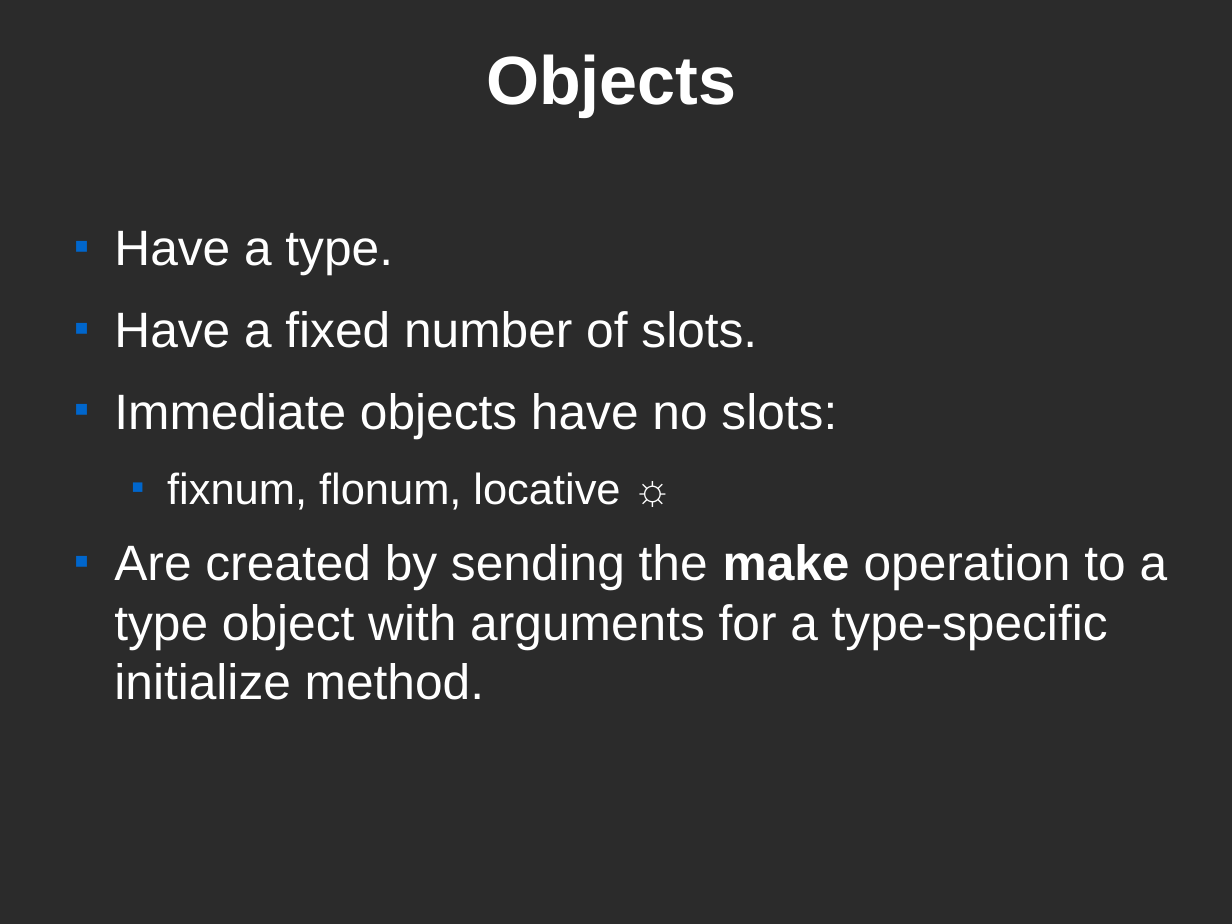
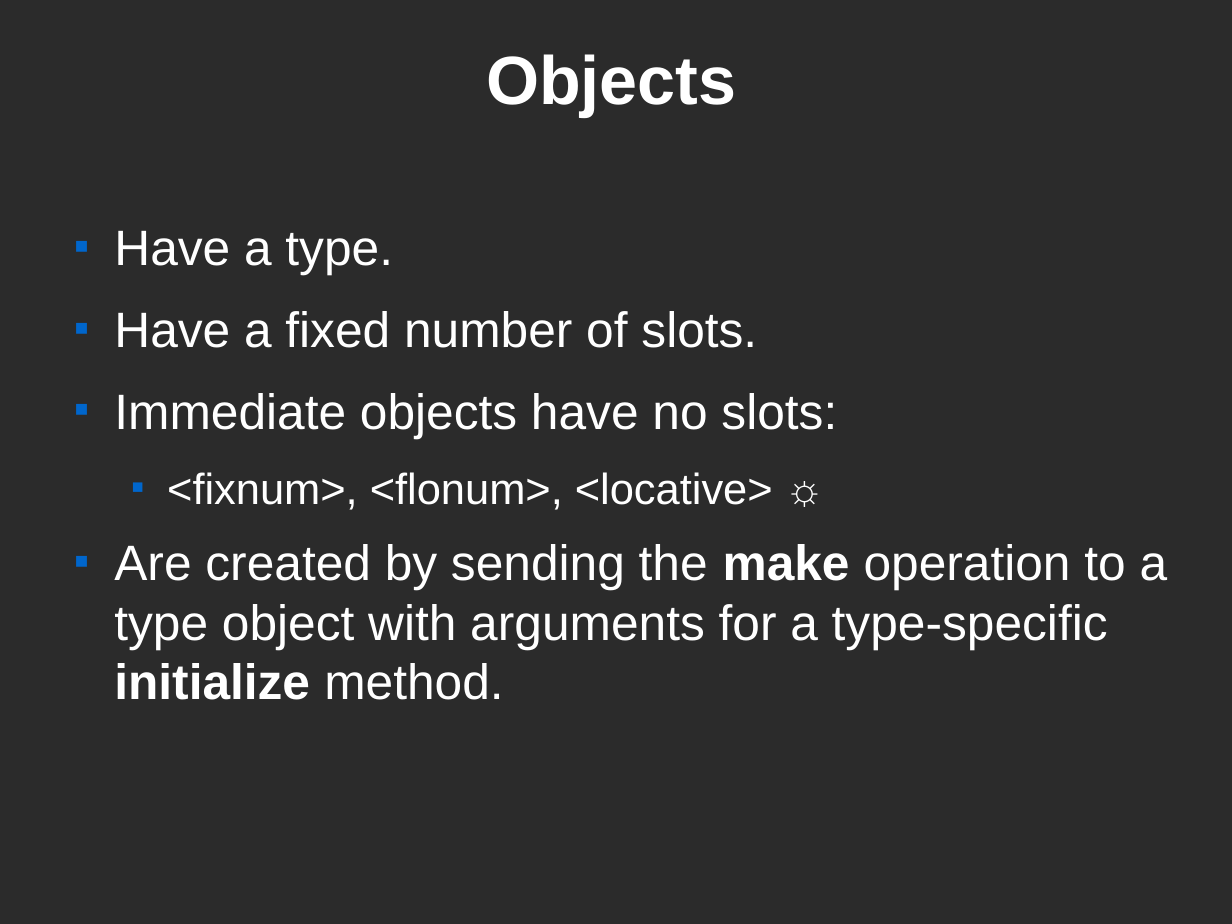
Before and after one commit to kstephens/ll, a slide deck: slide 6 of src/ll/doc/ll_system_design.odp. Drawn at 1232x924 pixels with LibreOffice and Linux fonts; fonts in the diff are those of the drawing; background and template pictures are left out; a plain dark background stands for a picture behind light text. Boxes give left, top, right and bottom in pixels: in the first picture for what was removed or moved away, otherwise in the second. Text is boxed around its words. In the diff, an @@ line names an element or a change of style, - is before the commit and + after.

```diff
--- a/src/ll/doc/ll_system_design.odp
+++ b/src/ll/doc/ll_system_design.odp
@@ text at [167, 472, 773, 510]: text changed @@
-  ■ fixnum, flonum, locative ☼
+  ■ <fixnum>, <flonum>, <locative> ☼
@@ text at [114, 544, 1168, 700]: bold on in "initialize" @@
```
Also in this commit, not shown: 8 other slides changed, 6 other files.
